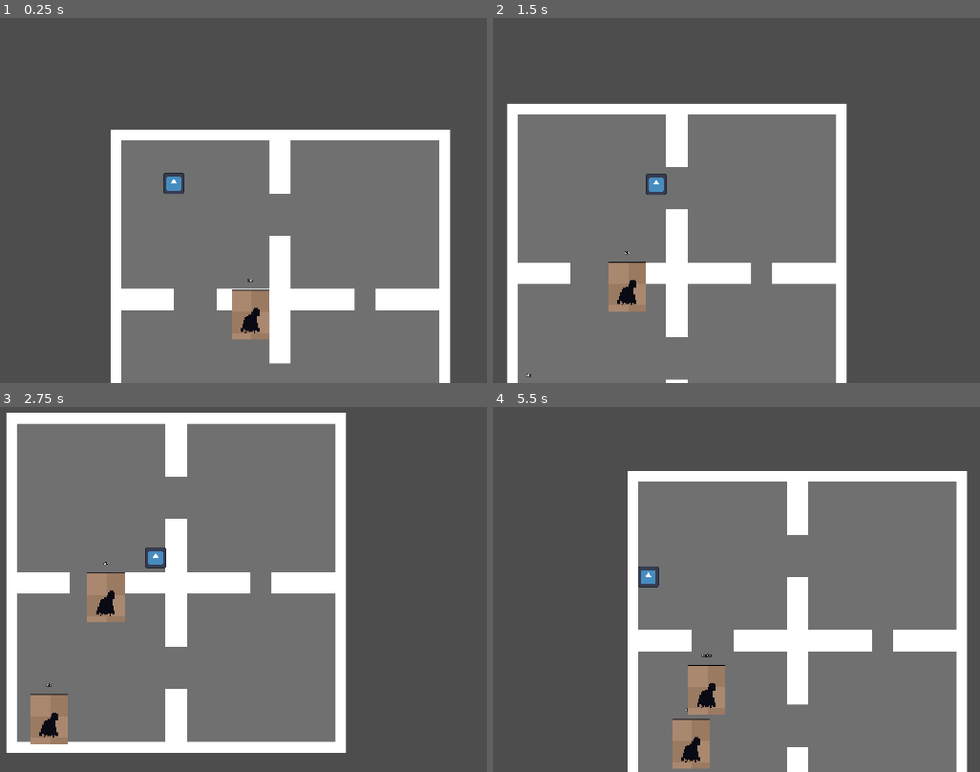
Above: before the commit, frames 1-4 (two rows, left to right).
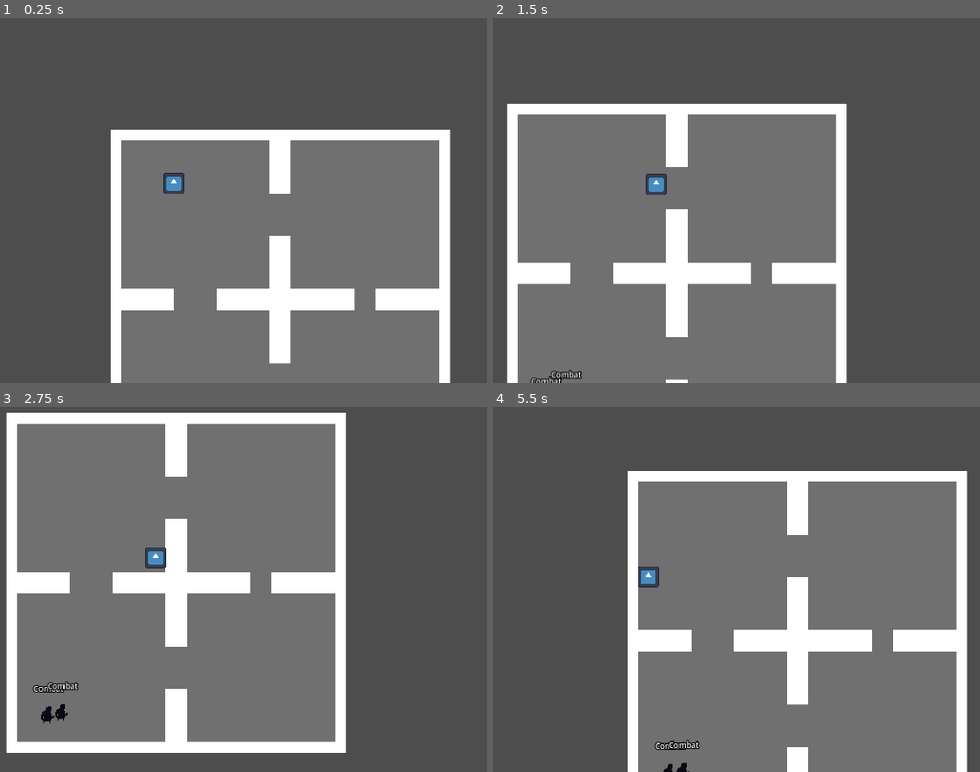
Above: after the commit, the same moments.

Repository: vyxul/Shadow-Eclipse
Game: Godot game, scene res://GameFiles/Scenes/Levels/Prison/PrisonLevel.tscn
Two runs of this game, one before a commit and one after it. Both use one fixed random seed, a clock stepped at 60 frames per second and the inputs below. The engine's default icon, where the game draws it, is replaced by a stand-in: a white triangle on a blue panel in a dark square.
Inputs (mouse positions are in pixels of both pictures, inside the frame that each line leads up to):
- Up to frame 1 (0.25 s): no input
- Up to frame 2 (1.5 s): move the mouse to (814, 145) at 0.52 s; hold D (right) 0.53-1.28 s; click (814, 145) at 0.6 s; move the mouse to (497, 189) at 1.27 s; hold S (down) from 1.28 s (still down); tap Shift (shift) at 1.35 s
- Up to frame 3 (2.75 s): move the mouse to (233, 461) at 2.02 s; release S (down) at 2.03 s; hold D (right) from 2.03 s (still down); click (233, 461) at 2.1 s
- Up to frame 4 (5.5 s): move the mouse to (609, 644) at 2.77 s; release D (right) at 2.78 s; hold W (up) 2.78-3.53 s; tap Shift (shift) at 2.85, 4.35 s; move the mouse to (877, 622) at 3.52 s; hold A (left) 3.53-5.03 s; click (877, 622) at 3.6 s; move the mouse to (outside the picture) at 4.27 s; move the mouse to (687, 556) at 5.02 s; hold S (down) from 5.03 s (still down); click (687, 556) at 5.1 s

The runs differ from the first frame. In frame 1, 1.0% of the frame differs, in the area x 47-56%, y 71-88%; in frame 2, 1.2%; in frame 3, 2.3%, in the area x 6-26%, y 42-93%; in frame 4, 2.2%.

Commit message:
Added spawn state and changed collision names
Now all entities will be on collision layer 2 "entities".
Initial state of state machine will be spawnstate and when it ends, it will assign collision layer to the entity, to allow detection even if they spawned within detection area.
Will need to update HitboxComponent to check for faction relationships for correct damage.

Diff:
--- a/GameFiles/Game Objects/Characters/NPC/bandit.tscn
+++ b/GameFiles/Game Objects/Characters/NPC/bandit.tscn
@@ -1,68 +1,104 @@
-[gd_scene load_steps=13 format=3 uid="uid://dimxkh5vbaxfx"]
+[gd_scene load_steps=17 format=3 uid="uid://dimxkh5vbaxfx"]
 
-[ext_resource type="Texture2D" uid="uid://df6g8okbk54y" path="res://GameFiles/Assets/Art/Enemies/enemy_sprite_sheet.png" id="1_61gxk"]
 [ext_resource type="Script" path="res://GameFiles/Game Objects/Characters/NPC/npc.gd" id="1_eque4"]
 [ext_resource type="PackedScene" uid="uid://b25iseq2d0dnd" path="res://GameFiles/Game Objects/Components/health_component.tscn" id="2_qnwby"]
 [ext_resource type="PackedScene" uid="uid://ydmxubnmay2o" path="res://GameFiles/Game Objects/Components/hurtbox_component.tscn" id="4_nn6pb"]
-[ext_resource type="PackedScene" uid="uid://vtask53u7n55" path="res://GameFiles/Game Objects/Components/search_radius.tscn" id="5_46yan"]
+[ext_resource type="PackedScene" uid="uid://cb5lks2mcqulg" path="res://GameFiles/Game Objects/Components/search_radius.tscn" id="5_46yan"]
 [ext_resource type="PackedScene" uid="uid://bxk0ha72ft7ep" path="res://GameFiles/Scenes/States/state_machine.tscn" id="5_ibxij"]
 [ext_resource type="Script" path="res://GameFiles/Scenes/States/EnemyIdle.gd" id="6_hywir"]
 [ext_resource type="Script" path="res://GameFiles/Scenes/States/EnemyHurt.gd" id="8_tu6pd"]
 [ext_resource type="Script" path="res://GameFiles/Scenes/States/EnemyDeath.gd" id="9_rkc4m"]
+[ext_resource type="Texture2D" uid="uid://dopmhlwnubn3n" path="res://GameFiles/Assets/Art/Enemies/art_sprite_sheet.png" id="10_byu28"]
+[ext_resource type="Script" path="res://GameFiles/Scenes/States/SpawnState.gd" id="10_ob4bv"]
 [ext_resource type="Script" path="res://GameFiles/Scenes/States/EnemyCombat.gd" id="11_13o03"]
 
+[sub_resource type="Animation" id="Animation_erqdk"]
+resource_name = "spawn"
+tracks/0/type = "value"
+tracks/0/imported = false
+tracks/0/enabled = true
+tracks/0/path = NodePath("Sprite2D:flip_h")
+tracks/0/interp = 1
+tracks/0/loop_wrap = true
+tracks/0/keys = {
+"times": PackedFloat32Array(0, 0.2, 0.4, 0.6, 0.8),
+"transitions": PackedFloat32Array(1, 1, 1, 1, 1),
+"update": 1,
+"values": [false, true, false, true, false]
+}
+
+[sub_resource type="Animation" id="Animation_cjgvt"]
+length = 0.001
+tracks/0/type = "value"
+tracks/0/imported = false
+tracks/0/enabled = true
+tracks/0/path = NodePath("Sprite2D:flip_h")
+tracks/0/interp = 1
+tracks/0/loop_wrap = true
+tracks/0/keys = {
+"times": PackedFloat32Array(0),
+"transitions": PackedFloat32Array(1),
+"update": 1,
+"values": [false]
+}
+
+[sub_resource type="AnimationLibrary" id="AnimationLibrary_ymy1q"]
+_data = {
+"RESET": SubResource("Animation_cjgvt"),
+"spawn": SubResource("Animation_erqdk")
+}
+
 [sub_resource type="CapsuleShape2D" id="CapsuleShape2D_4fmbg"]
-radius = 21.0
-height = 60.0
+radius = 7.0
+height = 20.0
 
 [sub_resource type="CapsuleShape2D" id="CapsuleShape2D_c2tat"]
-radius = 28.0
-height = 72.0
+radius = 9.0
+height = 26.0
 
-[node name="bandit" type="CharacterBody2D"]
-collision_layer = 4
-collision_mask = 7
+[node name="bandit" type="CharacterBody2D" node_paths=PackedStringArray("animation_player")]
+scale = Vector2(3, 3)
+collision_layer = 0
+collision_mask = 3
 motion_mode = 1
 script = ExtResource("1_eque4")
 faction = 1
+animation_player = NodePath("AnimationPlayer")
 
-[node name="Sprite2D" type="Sprite2D" parent="."]
-texture = ExtResource("1_61gxk")
-hframes = 13
-vframes = 6
-frame = 4
+[node name="AnimationPlayer" type="AnimationPlayer" parent="."]
+libraries = {
+"": SubResource("AnimationLibrary_ymy1q")
+}
 
 [node name="CollisionShape2D" type="CollisionShape2D" parent="."]
-position = Vector2(0, 22)
+position = Vector2(-1, 2)
 shape = SubResource("CapsuleShape2D_4fmbg")
 
 [node name="HealthComponent" parent="." instance=ExtResource("2_qnwby")]
 max_health_points = 3
 
 [node name="HurtboxComponent" parent="." node_paths=PackedStringArray("health_component") instance=ExtResource("4_nn6pb")]
-collision_layer = 4
+collision_layer = 2
 collision_mask = 0
 health_component = NodePath("../HealthComponent")
 
 [node name="CollisionShape2D" type="CollisionShape2D" parent="HurtboxComponent"]
-position = Vector2(0, 22)
+position = Vector2(-1, 2)
 shape = SubResource("CapsuleShape2D_c2tat")
 debug_color = Color(0.992157, 0, 0.235294, 0.419608)
 
 [node name="SearchRadius" parent="." instance=ExtResource("5_46yan")]
-position = Vector2(0, 22)
-tracked_enemies_range = 400.0
-discovery_range = 350.0
+position = Vector2(-1, 2)
+tracked_enemies_range = 60.0
+discovery_range = 50.0
 
-[node name="StateMachine" parent="." node_paths=PackedStringArray("this_entity", "initial_state", "hurtbox_component", "health_component", "search_radius", "state_label", "enemy_follow_count_label", "enemy_combat_count_label") instance=ExtResource("5_ibxij")]
+[node name="StateMachine" parent="." node_paths=PackedStringArray("this_entity", "initial_state", "hurtbox_component", "health_component", "search_radius", "state_label") instance=ExtResource("5_ibxij")]
 this_entity = NodePath("..")
-initial_state = NodePath("EnemyIdle")
+initial_state = NodePath("SpawnState")
 hurtbox_component = NodePath("../HurtboxComponent")
 health_component = NodePath("../HealthComponent")
 search_radius = NodePath("../SearchRadius")
 state_label = NodePath("../StateLabel")
-enemy_follow_count_label = NodePath("../EnemyFollowLabel")
-enemy_combat_count_label = NodePath("../EnemyCombatLabel")
 
 [node name="EnemyIdle" type="Node" parent="StateMachine"]
 script = ExtResource("6_hywir")
@@ -77,11 +113,14 @@
 [node name="EnemyCombat" type="Node" parent="StateMachine"]
 script = ExtResource("11_13o03")
 
+[node name="SpawnState" type="Node" parent="StateMachine"]
+script = ExtResource("10_ob4bv")
+
 [node name="StateLabel" type="Label" parent="."]
-offset_left = -56.0
-offset_top = -108.0
-offset_right = 56.0
-offset_bottom = -85.0
+offset_left = -28.3333
+offset_top = -30.0
+offset_right = 29.6667
+offset_bottom = -18.0
 theme_override_colors/font_color = Color(1, 1, 1, 1)
 theme_override_colors/font_outline_color = Color(0, 0, 0, 1)
 theme_override_constants/outline_size = 4
@@ -89,24 +128,8 @@
 horizontal_alignment = 1
 autowrap_mode = 1
 
-[node name="EnemyFollowLabel" type="Label" parent="."]
-offset_left = -56.0
-offset_top = -72.0
-offset_right = 56.0
-offset_bottom = -49.0
-theme_override_colors/font_color = Color(1, 1, 1, 1)
-theme_override_colors/font_outline_color = Color(0, 0, 0, 1)
-theme_override_constants/outline_size = 4
-theme_override_font_sizes/font_size = 8
-horizontal_alignment = 1
-
-[node name="EnemyCombatLabel" type="Label" parent="."]
-offset_left = -56.0
-offset_top = -56.0
-offset_right = 56.0
-offset_bottom = -33.0
-theme_override_colors/font_color = Color(1, 1, 1, 1)
-theme_override_colors/font_outline_color = Color(0, 0, 0, 1)
-theme_override_constants/outline_size = 4
-theme_override_font_sizes/font_size = 8
-horizontal_alignment = 1
+[node name="Sprite2D" type="Sprite2D" parent="."]
+texture = ExtResource("10_byu28")
+hframes = 13
+vframes = 6
+frame = 4
--- a/GameFiles/Game Objects/Characters/NPC/npc.gd
+++ b/GameFiles/Game Objects/Characters/NPC/npc.gd
@@ -2,6 +2,8 @@
 class_name NonPlayerCharacter
 
 @export var faction: GameData.Factions
+
+@export var animation_player: AnimationPlayer
 
 
 func _process(delta):
@@ -10,3 +12,7 @@
 
 func get_faction() -> int:
 	return faction
+
+
+func get_animation_player() -> AnimationPlayer:
+	return animation_player
--- a/GameFiles/Game Objects/Characters/Player/player.tscn
+++ b/GameFiles/Game Objects/Characters/Player/player.tscn
@@ -10,7 +10,7 @@
 
 [node name="Player" type="CharacterBody2D" groups=["player"]]
 collision_layer = 2
-collision_mask = 5
+collision_mask = 3
 motion_mode = 1
 platform_on_leave = 2
 script = ExtResource("1_n8ck6")
--- a/GameFiles/Game Objects/Characters/Player/player_melee_attack.tscn
+++ b/GameFiles/Game Objects/Characters/Player/player_melee_attack.tscn
@@ -148,8 +148,8 @@
 }
 
 [node name="HitboxComponent" parent="." instance=ExtResource("2_ta3j6")]
-collision_layer = 8
-collision_mask = 4
+collision_layer = 0
+collision_mask = 2
 
 [node name="CollisionShape2D" type="CollisionShape2D" parent="HitboxComponent"]
 position = Vector2(0, -18.5)
--- a/GameFiles/Game Objects/Components/search_radius.gd
+++ b/GameFiles/Game Objects/Components/search_radius.gd
@@ -27,7 +27,6 @@
 	discovery_collision_shape_2d.shape.radius = discovery_range
 	raycast_length = tracked_enemies_range
 	ray_cast_2d.position = Vector2.ZERO
-	#set_process(false)
 
 
 func _physics_process(delta):
@@ -44,7 +43,6 @@
 
 		if enemy == raycast_hit_object:
 			found_enemies.append(enemy)
-			#print_debug("enemy_rid == raycast_rid")
 
 	for enemy in found_enemies:
 		add_enemy_to_tracking(enemy)
@@ -58,7 +56,7 @@
 
 	currently_tracking_enemy = true
 	tracking_enemy.emit()
-	print_debug("Emitting tracking_enemy")
+	#print_debug("Emitting tracking_enemy")
 
 
 
@@ -68,7 +66,7 @@
 
 	currently_tracking_enemy = false
 	not_tracking_enemy.emit()
-	print_debug("Emitting not_tracking_enemy")
+	#print_debug("Emitting not_tracking_enemy")
 #endregion
 
 
--- a/GameFiles/Game Objects/Components/search_radius.tscn
+++ b/GameFiles/Game Objects/Components/search_radius.tscn
@@ -3,10 +3,10 @@
 [ext_resource type="Script" path="res://GameFiles/Game Objects/Components/search_radius.gd" id="1_ikolb"]
 
 [sub_resource type="CircleShape2D" id="CircleShape2D_2llua"]
-radius = 180.0
+radius = 60.0
 
 [sub_resource type="CircleShape2D" id="CircleShape2D_26jxf"]
-radius = 100.0
+radius = 50.0
 
 [node name="SearchRadius" type="Node2D"]
 script = ExtResource("1_ikolb")
@@ -29,7 +29,7 @@
 
 [node name="RayCast2D" type="RayCast2D" parent="."]
 modulate = Color(0, 0, 1, 1)
-collision_mask = 7
+collision_mask = 3
 
 [connection signal="body_exited" from="Tracked_Enemies_Area2D" to="." method="_on_tracking_area_2d_body_exited"]
 [connection signal="body_entered" from="Discovery_Area2D" to="." method="_on_discovery_area_2d_body_entered"]
--- a/GameFiles/Scenes/Levels/Prison/PrisonLevel.tscn
+++ b/GameFiles/Scenes/Levels/Prison/PrisonLevel.tscn
@@ -407,5 +407,5 @@
 scale = Vector2(0.5, 0.5)
 
 [node name="ally_bandit" parent="." instance=ExtResource("3_f07v3")]
-position = Vector2(433, 564)
+position = Vector2(201, 883)
 faction = 0
--- /dev/null
+++ b/GameFiles/Scenes/States/SpawnState.gd
@@ -0,0 +1,24 @@
+extends State
+class_name SpawnState
+
+var this_entity: CharacterBody2D
+
+func enter():
+	# play spawn animation
+	this_entity = get_parent().get_this_entity()
+	var animation_player = this_entity.get_animation_player() as AnimationPlayer
+	get_parent().get_state_label().text = "Spawn"
+	animation_player.animation_finished.connect(on_animation_finished)
+	animation_player.play("spawn")
+	pass
+
+
+func exit():
+	# set up collisions
+	this_entity.collision_layer = 2
+
+
+func on_animation_finished(animation):
+	if animation == "spawn":
+		print_debug("finished spawn animation")
+		transitioned.emit(self, "enemyidle")
--- a/GameFiles/Scenes/States/state_machine.gd
+++ b/GameFiles/Scenes/States/state_machine.gd
@@ -6,8 +6,6 @@
 @export var health_component: HealthComponent
 @export var search_radius: SearchRadius
 @export var state_label: Label
-@export var enemy_follow_count_label: Label
-@export var enemy_combat_count_label: Label
 
 var current_state: State
 var states: Dictionary = {}
@@ -31,14 +29,6 @@
 
 func get_state_label() -> Label:
 	return state_label
-
-
-func get_enemy_follow_label() -> Label:
-	return enemy_follow_count_label
-
-
-func get_enemy_combat_label() -> Label:
-	return enemy_combat_count_label
 
 
 func _ready():
--- a/project.godot
+++ b/project.godot
@@ -73,10 +73,8 @@
 [layer_names]
 
 2d_physics/layer_1="world"
-2d_physics/layer_2="player"
-2d_physics/layer_3="enemy"
-2d_physics/layer_4="player weapon"
-2d_physics/layer_5="enemy weapon"
+2d_physics/layer_2="entity"
+2d_physics/layer_3="interactable"
 
 [rendering]
 
Binary file added: GameFiles/Assets/Art/Enemies/art_sprite_sheet.png
Not shown, added: GameFiles/Assets/Art/Enemies/art_sprite_sheet.png.import
